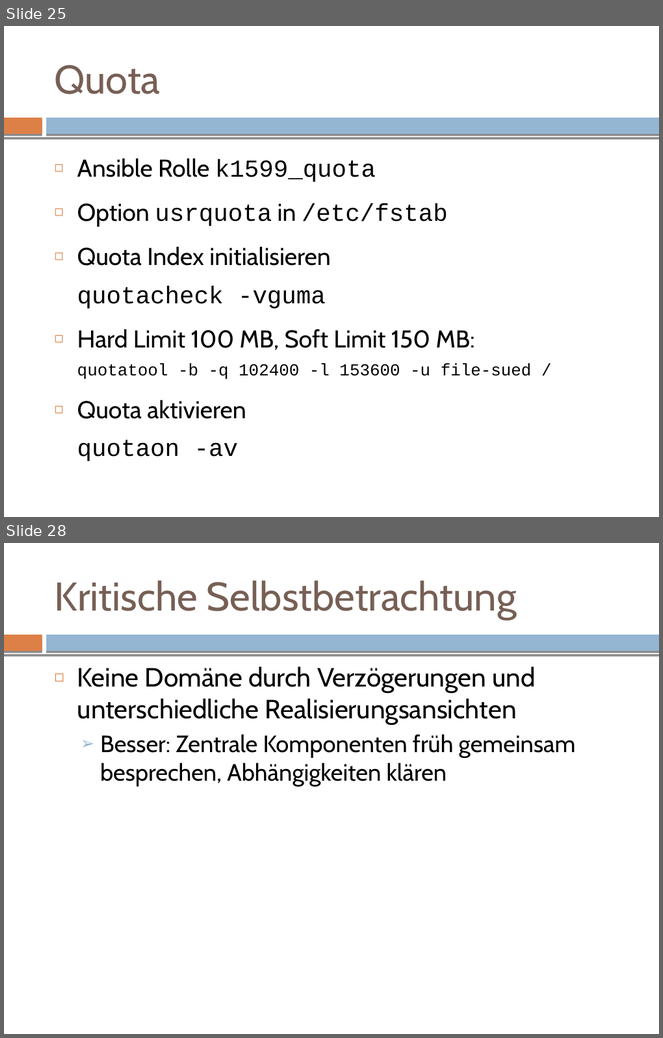
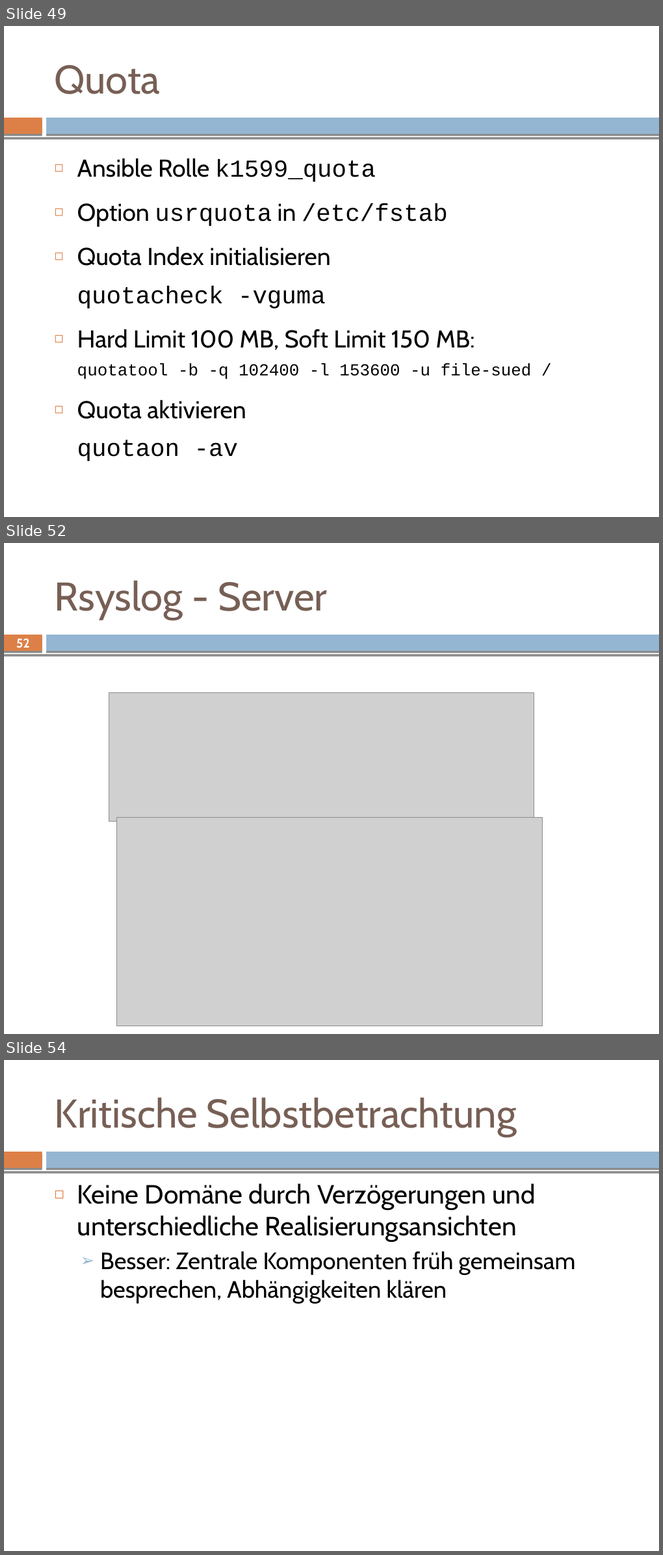
Before and after one commit to mvw/Wilddiebe10, a slide deck: keynote/keynote.odp. Shown one above the other, each under a label of ours: slides 25 and 28 before the commit, slides 49, 52 and 54 after it; the slides between them are not shown. The pictures are 663x1038 and 663x1555 pixels, drawn with LibreOffice and Linux fonts; fonts in the diff are those of the drawing; grey boxes stand for pictures. Boxes give left, top, right and bottom in pixels: in the first picture for what was removed or moved away, otherwise in the second. Text is boxed around its words. In the diff, an @@ line names an element or a change of style, - is before the commit and + after.

```diff
--- a/keynote/keynote.odp
+++ b/keynote/keynote.odp
@@ slide 52 added at (4, 543, 659, 1034), background #FFFFFF; not listed: 3 template elements that a slide beside it also shows @@
@@ title added at (54, 581, 327, 620), 44 pt, text #775F55 @@
+Rsyslog - Server
@@ page number added at (16, 639, 30, 652), 14 pt, text #FFFFFF, bold @@
+52
@@ picture added at (109, 693, 534, 821) @@
@@ picture added at (116, 817, 543, 1027) @@
@@ what was slide 25 is now slide 49 @@
@@ what was slide 28 is now slide 54 @@
```
Also in this commit, not shown: 1 slide changed, 28 other slides added, 3 slides removed, 2 other files.
